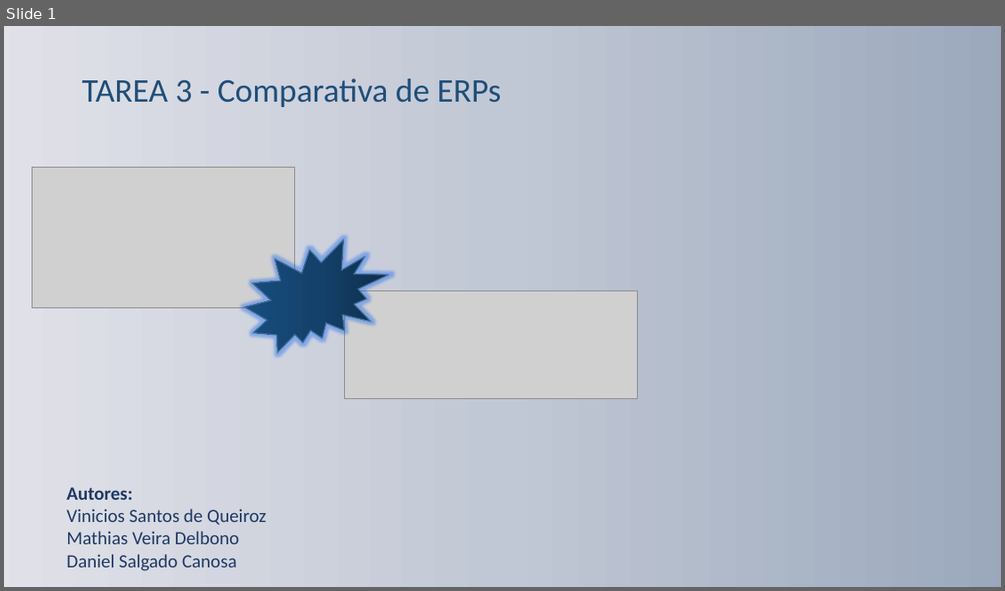
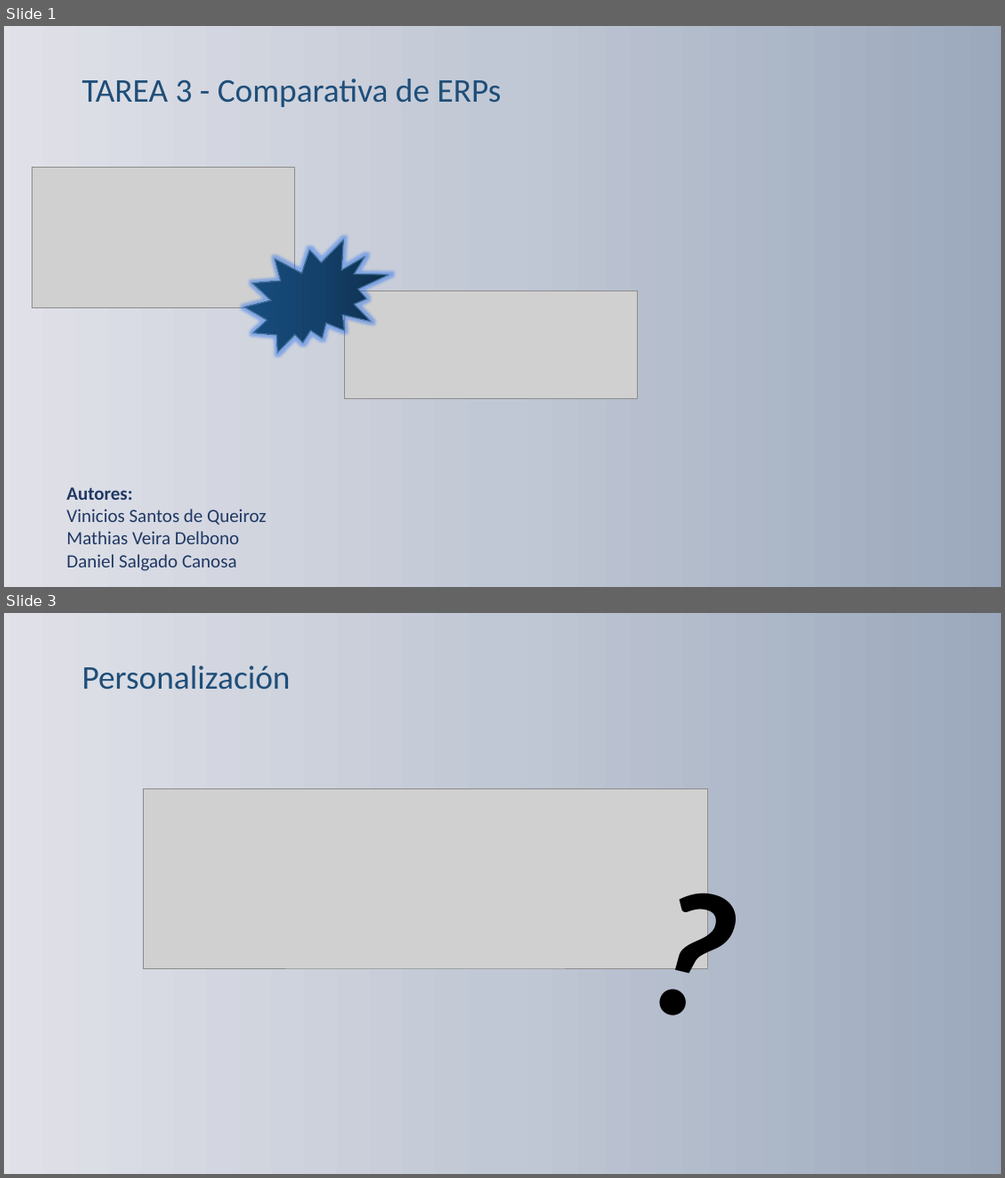
Before and after one commit to Caanosa/DanielSalgadoAN, a slide deck: Sistemas de gestión empresarial/PresentaciónERP.pptx. Shown one above the other, each under a label of ours: slide 1 before the commit, slides 1 and 3 after it; the slides between them are not shown. The pictures are 1005x591 and 1005x1178 pixels, drawn with LibreOffice and Linux fonts; fonts in the diff are those of the drawing; grey boxes stand for pictures; background and template pictures are left out. Boxes give left, top, right and bottom in pixels: in the first picture for what was removed or moved away, otherwise in the second. Text is boxed around its words. In the diff, an @@ line names an element or a change of style, - is before the commit and + after.

```diff
--- a/Sistemas de gestión empresarial/PresentaciónERP.pptx
+++ b/Sistemas de gestión empresarial/PresentaciónERP.pptx
@@ slide 3 added at bbox=[4, 613, 1001, 1174], background #FFFFFF @@
@@ rectangle added at bbox=[4, 613, 1001, 1174], fill gradient #9AA6BC to #C3C9D5 to #E2E4EA, outline #BDD7EE 1 pt @@
@@ text added at bbox=[82, 666, 291, 690], 32 pt, text #1F4E79 @@
+Personalización
@@ picture added at bbox=[143, 788, 708, 968] @@
@@ text added at bbox=[624, 834, 796, 1073], 166 pt, text #000000, bold, italic @@
+?
```
Also in this commit, not shown: 1 slide changed, 3 other slides added, 3 slides removed, 1 other file.
